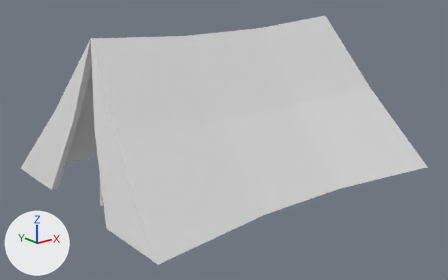
The FBX model Pieklo dzidowca kregi spierdolenia/Assets/Graphics 3D/Props/Level 1 props/Model_namiot.fbx as it was, and as the next commit left it.
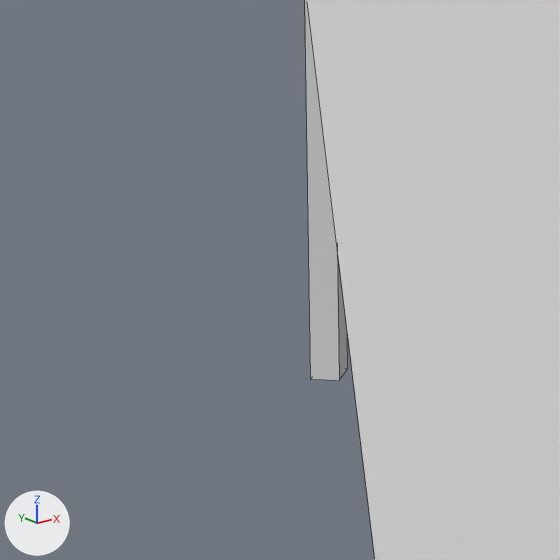
There are two pictures of each version: one whole from a 50 mm lens placed at (-4.81, -8.11, 3.75), pointed at (1.56, -0.15, 0.56), one close up on the part from 16% to 27% of the width and 62% to 79% of the height. The axes (+X, +Y, +Z) are drawn at lower left. The lights are the same throughout. The older version's two pictures come first. The close-ups show mesh edges as thin lines. Where no turn or scale is listed for an object, it has been applied to the vertices. Vertices at exactly the same position are counted once.
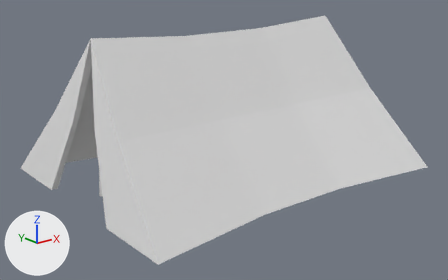
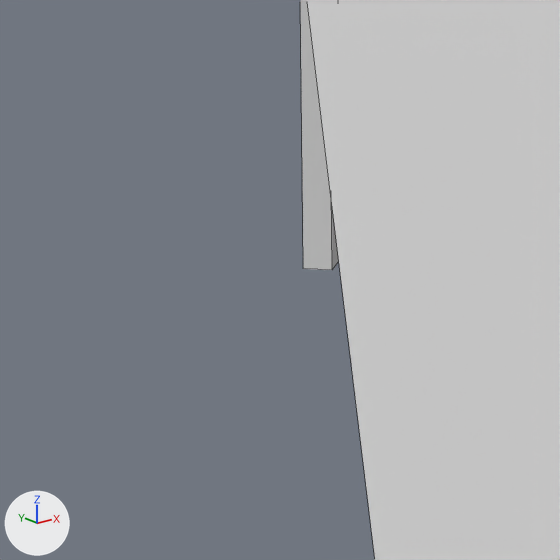
The newer file is also rescaled (x0.686), turned or shifted as a whole; pictures and numbers use the older file's frame.

What the commit changed:
me_cube is used by ob_cube; location (0.0, 0.0, 0.0).
Before the commit, vertices of me_cube: 52 (-0.77, 0.0, -0.08) at pixel (310, 379), 53 (-0.74, 0.03, -0.08), 54 (-0.74, -0.03, -0.08) at pixel (339, 380), 55 (-0.72, 0.0, -0.08) at pixel (347, 368).
me_cube had 58 vertices, 56 faces and spanned x -1.15..4.53, y -2.23..2.23, z -0.08..2.49.
me_cube now has 58 vertices, 56 faces and spans x -1.15..4.53, y -2.23..2.23, z -0.01..2.49.
Part 1, on me_cube:
Vertices 52 to 55 of me_cube move by (0.0, 0.0, 0.16).

Location of each change, (x1, y1, x2, y2) in pixels of the close-ups (560 x 560 px; the box of a moved part takes in the faces that stretch with it):
'Cube', reshaped
    before: (305, 0, 560, 560)
    after: (300, 0, 560, 560)
part 1 of me_cube, moved or reshaped
    before: (305, 0, 348, 380)
    after: (300, 0, 339, 270)
